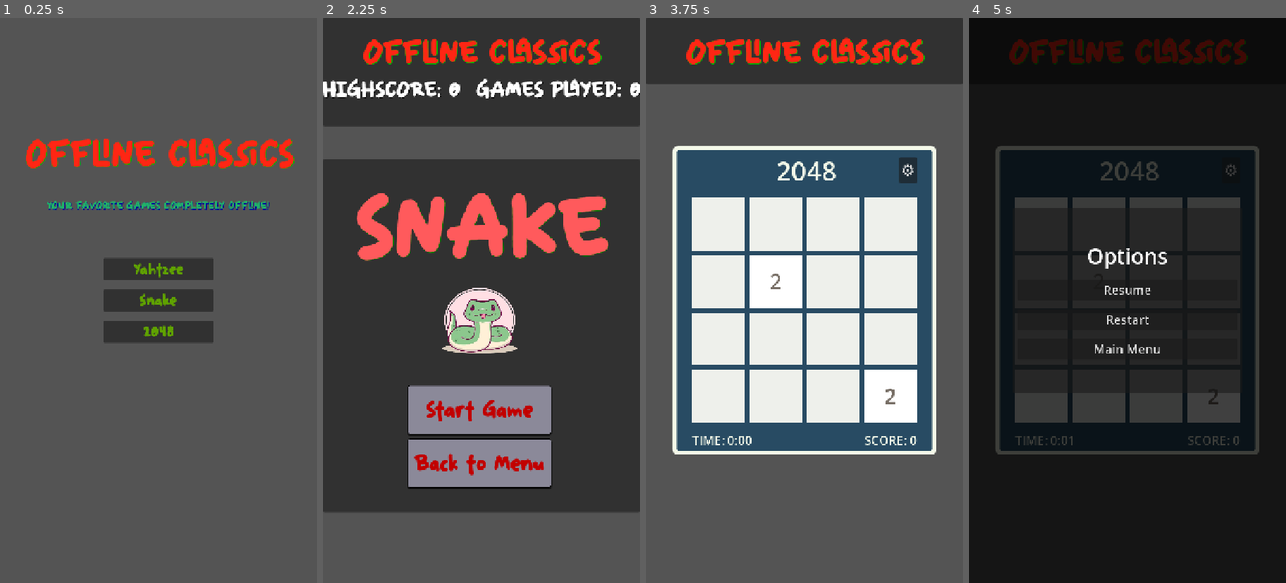
Above: before the commit, frames 1-4 (left to right).
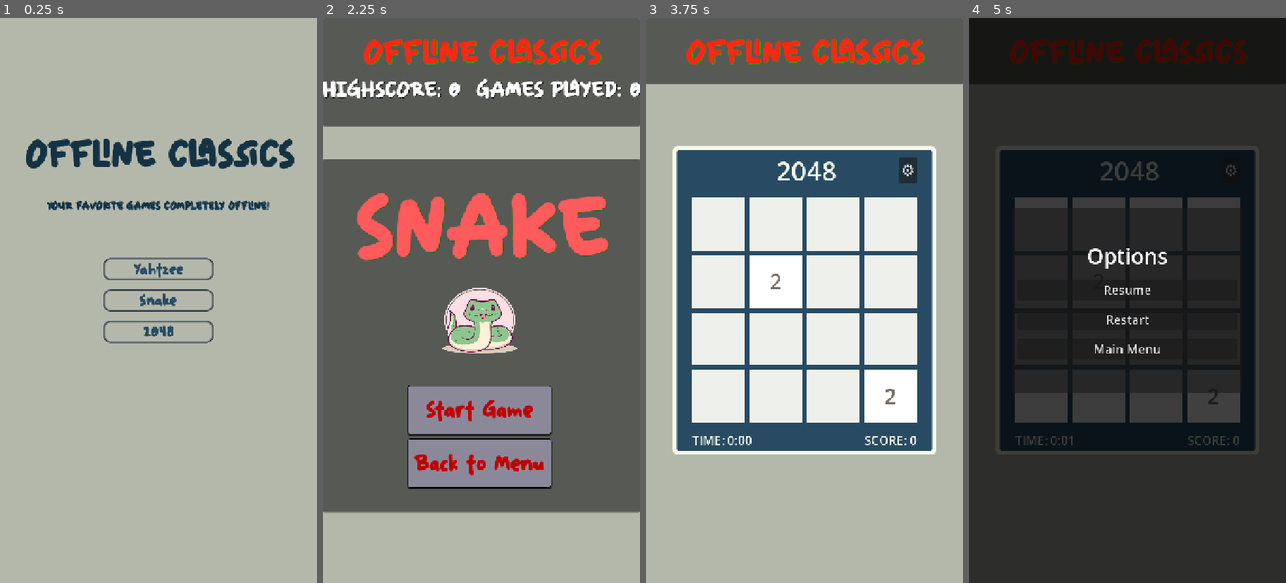
Above: after the commit, the same moments.

Repository: lma812/OfflineClassics
Game: Godot game, scene res://main_menu.tscn
Two runs of this game, one before a commit and one after it. Both use one fixed random seed, a clock stepped at 60 frames per second and the inputs below.
Inputs:
- Up to frame 1 (0.25 s): no input
- Up to frame 2 (2.25 s): click "Yahtzee" at 0.5 s; click "←" at 1.25 s; click "Snake" at 2 s
- Up to frame 3 (3.75 s): click "Back to Menu" at 2.75 s; click "2048" at 3.5 s
- Up to frame 4 (5 s): click "⚙" at 4.25 s

The runs differ from the first frame. In frame 1, 100% of the frame differs, in the area x 0-100%, y 0-100%; in frame 2, 81%; in frame 3, 53%; in frame 4, 43%.

Commit message:
first version of theme file & test on main menu

Diff:
--- a/main_menu.tscn
+++ b/main_menu.tscn
@@ -1,6 +1,7 @@
 [gd_scene format=3 uid="uid://bblkhe0fd43xi"]
 
 [ext_resource type="Script" uid="uid://nihl883ib80q" path="res://main_menu.gd" id="1_06t4h"]
+[ext_resource type="Theme" uid="uid://c2b87wdpxa08h" path="res://shared/theme/game_colors.tres" id="1_jix8l"]
 [ext_resource type="FontFile" uid="uid://bfs2bttrgbn5c" path="res://shared/fonts/nirakolu/Nirakolu.ttf" id="2_fu7sn"]
 [ext_resource type="FontFile" uid="uid://jncjukutvyor" path="res://shared/fonts/nirakolu/Nirakolu.otf" id="3_jix8l"]
 
@@ -11,6 +12,7 @@
 anchor_bottom = 1.0
 grow_horizontal = 2
 grow_vertical = 2
+theme = ExtResource("1_jix8l")
 script = ExtResource("1_06t4h")
 
 [node name="CenterContainer" type="CenterContainer" parent="." unique_id=1074780281]
@@ -30,7 +32,6 @@
 [node name="YahtzeeButton" type="Button" parent="CenterContainer/VBoxContainer" unique_id=2115011799]
 custom_minimum_size = Vector2(250, 50)
 layout_mode = 2
-theme_override_colors/font_color = Color(0.37254903, 0.63529414, 0, 1)
 theme_override_fonts/font = ExtResource("2_fu7sn")
 theme_override_font_sizes/font_size = 35
 text = "Yahtzee"
@@ -38,7 +39,6 @@
 [node name="SnakeButton" type="Button" parent="CenterContainer/VBoxContainer" unique_id=1781382309]
 custom_minimum_size = Vector2(150, 50)
 layout_mode = 2
-theme_override_colors/font_color = Color(0.37254903, 0.63529414, 0, 1)
 theme_override_fonts/font = ExtResource("2_fu7sn")
 theme_override_font_sizes/font_size = 35
 text = "Snake"
@@ -46,7 +46,6 @@
 [node name="Game2048Button" type="Button" parent="CenterContainer/VBoxContainer" unique_id=1116723117]
 custom_minimum_size = Vector2(150, 50)
 layout_mode = 2
-theme_override_colors/font_color = Color(0.37254903, 0.63529414, 0, 1)
 theme_override_fonts/font = ExtResource("2_fu7sn")
 theme_override_font_sizes/font_size = 35
 text = "2048"
@@ -61,8 +60,7 @@
 offset_right = 273.0
 offset_bottom = 342.56
 grow_horizontal = 2
-theme_override_colors/font_color = Color(1, 0.14901961, 0.078431375, 1)
-theme_override_colors/font_shadow_color = Color(0, 0.72156864, 0, 1)
+theme = ExtResource("1_jix8l")
 theme_override_fonts/font = ExtResource("2_fu7sn")
 theme_override_font_sizes/font_size = 85
 text = "OFFLINE CLASSICS"
@@ -80,8 +78,7 @@
 offset_bottom = 12.319946
 grow_horizontal = 2
 grow_vertical = 2
-theme_override_colors/font_color = Color(0.12641624, 0.6980069, 0.40883833, 1)
-theme_override_colors/font_shadow_color = Color(0, 0, 0.61960787, 0.84313726)
+theme = ExtResource("1_jix8l")
 theme_override_fonts/font = ExtResource("3_jix8l")
 theme_override_font_sizes/font_size = 25
 text = "YOUR FAVORITE GAMES COMPLETELY OFFLINE!"
--- a/project.godot
+++ b/project.godot
@@ -27,7 +27,7 @@
 window/stretch/mode="canvas_items"
 window/stretch/aspect="expand"
 window/handheld/orientation=1
-window/defaults/default_clear_color=Color(0.3, 0.3, 0.3, 1)
+window/defaults/default_clear_color=Color(0, 0, 0, 1)
 
 [editor]
 
@@ -72,4 +72,4 @@
 textures/canvas_textures/default_texture_filter=0
 rendering_device/driver.windows="d3d12"
 renderer/rendering_method="mobile"
-environment/defaults/default_clear_color=Color(0.32915837, 0.3291584, 0.3291584, 1)
+environment/defaults/default_clear_color=Color(0.7058824, 0.72156864, 0.67058825, 1)
--- a/shared/theme/game_colors.gd
+++ b/shared/theme/game_colors.gd
@@ -9,6 +9,7 @@
 const DEEP_SPACE_BLUE = Color("#153243")
 const IVORY = Color("#F4F9E9")
 const ASH_GREY = Color("#B4B8AB")
+
 const SPOTIFY_GREEN = Color("#1DB954")
 const YELLOW = Color("#ebcc14")
 const RED = Color("#e31c1e")
--- /dev/null
+++ b/shared/theme/game_colors.tres
@@ -0,0 +1,82 @@
+[gd_resource type="Theme" format=3 uid="uid://c2b87wdpxa08h"]
+
+[ext_resource type="FontFile" uid="uid://jncjukutvyor" path="res://shared/fonts/nirakolu/Nirakolu.otf" id="1_a1sma"]
+
+[sub_resource type="StyleBoxFlat" id="StyleBoxFlat_rlwgh"]
+bg_color = Color(0.7058824, 0.72156864, 0.67058825, 1)
+border_width_left = 5
+border_width_top = 5
+border_width_right = 5
+border_width_bottom = 5
+border_color = Color(0.13333334, 0.19607843, 0.2627451, 1)
+border_blend = true
+corner_radius_top_left = 15
+corner_radius_top_right = 15
+corner_radius_bottom_right = 15
+corner_radius_bottom_left = 15
+corner_detail = 20
+shadow_color = Color(0.08235294, 0.19607843, 0.2627451, 1)
+
+[sub_resource type="StyleBoxFlat" id="StyleBoxFlat_a1sma"]
+bg_color = Color(0.61121696, 0.628459, 0.5719765, 1)
+border_width_left = 5
+border_width_top = 5
+border_width_right = 5
+border_width_bottom = 5
+border_color = Color(0.13333334, 0.19607843, 0.2627451, 1)
+border_blend = true
+corner_radius_top_left = 15
+corner_radius_top_right = 15
+corner_radius_bottom_right = 15
+corner_radius_bottom_left = 15
+corner_detail = 20
+shadow_color = Color(0.08235294, 0.19607843, 0.2627451, 1)
+
+[sub_resource type="StyleBoxFlat" id="StyleBoxFlat_hp7y0"]
+bg_color = Color(0.7058824, 0.72156864, 0.67058825, 1)
+border_width_left = 5
+border_width_top = 5
+border_width_right = 5
+border_width_bottom = 5
+border_color = Color(0.13333334, 0.19607843, 0.2627451, 1)
+border_blend = true
+corner_radius_top_left = 15
+corner_radius_top_right = 15
+corner_radius_bottom_right = 15
+corner_radius_bottom_left = 15
+corner_detail = 20
+shadow_color = Color(0.08235294, 0.19607843, 0.2627451, 1)
+
+[sub_resource type="StyleBoxFlat" id="StyleBoxFlat_wa4ha"]
+bg_color = Color(0.44333622, 0.45931804, 0.40645945, 1)
+border_width_left = 5
+border_width_top = 5
+border_width_right = 5
+border_width_bottom = 5
+border_color = Color(0.13333334, 0.19607843, 0.2627451, 1)
+border_blend = true
+corner_radius_top_left = 15
+corner_radius_top_right = 15
+corner_radius_bottom_right = 15
+corner_radius_bottom_left = 15
+corner_detail = 20
+shadow_color = Color(0.08235294, 0.19607843, 0.2627451, 1)
+
+[resource]
+default_font = ExtResource("1_a1sma")
+default_font_size = 25
+/colors/ASH_GREY = Color(0.7058824, 0.72156864, 0.67058825, 1)
+/colors/DEEP_SPACE_BLUE = Color(0.08235294, 0.19607843, 0.2627451, 1)
+/colors/IVORY = Color(0.95686275, 0.9764706, 0.9137255, 1)
+/colors/SOFT_LINEN = Color(0.93333334, 0.9411765, 0.92156863, 1)
+/colors/YALE_BLUE = Color(0.15686275, 0.29411766, 0.3882353, 1)
+Button/colors/font_color = Color(0.15686275, 0.29411766, 0.3882353, 1)
+Button/colors/font_hover_color = Color(0.24967176, 0.43597472, 0.56446433, 1)
+Button/colors/font_outline_color = Color(0, 0, 0, 1)
+Button/styles/focus = SubResource("StyleBoxFlat_rlwgh")
+Button/styles/hover = SubResource("StyleBoxFlat_a1sma")
+Button/styles/normal = SubResource("StyleBoxFlat_hp7y0")
+Button/styles/pressed = SubResource("StyleBoxFlat_wa4ha")
+Label/colors/font_color = Color(0.08235294, 0.19607843, 0.2627451, 1)
+Label/colors/font_outline_color = Color(0, 0, 0, 1)
+Label/colors/font_shadow_color = Color(0.15686275, 0.29411766, 0.3882353, 1)
